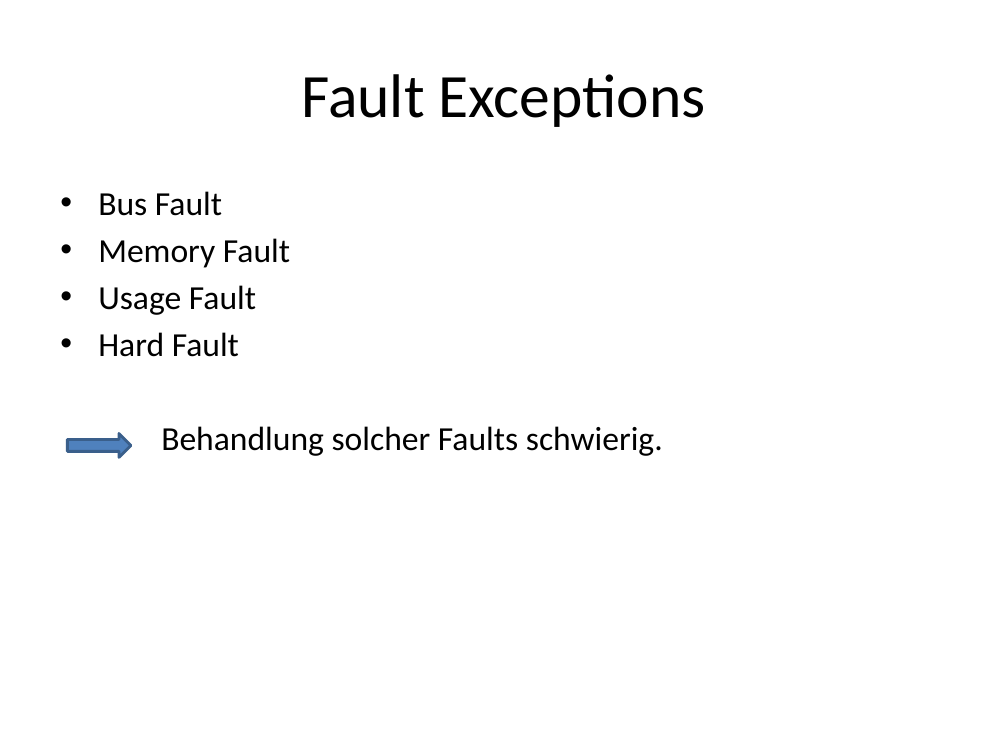
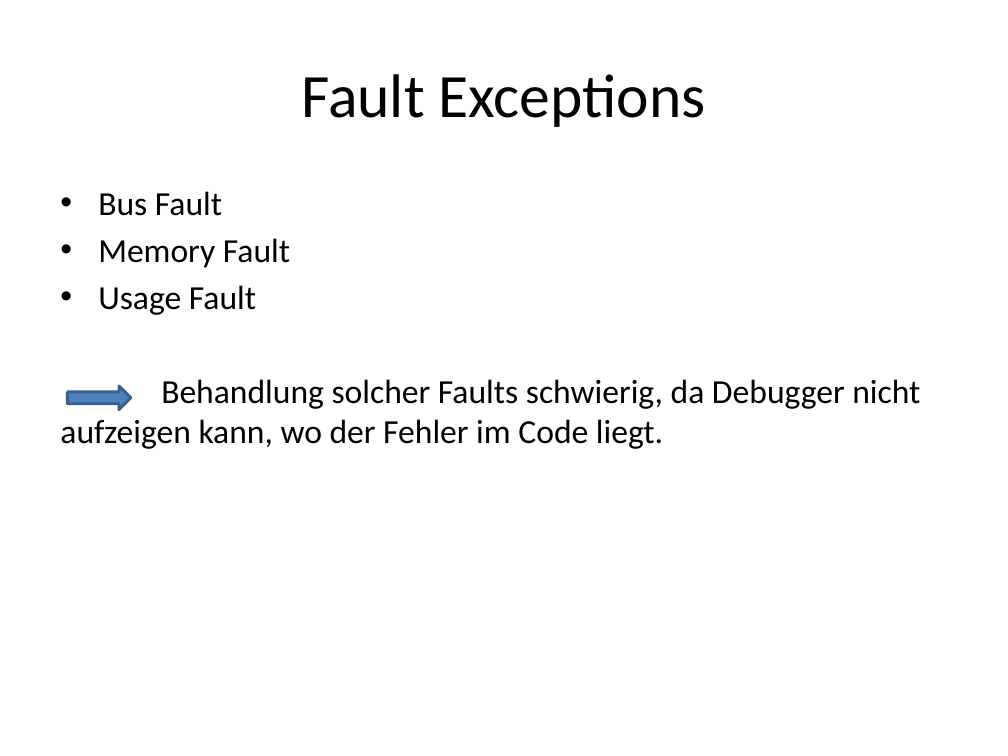
Before and after one commit to BettyET/source42, a slide deck: slide 5 of Recap/Recap.pptx (slide 6 before the commit). Drawn at 1008x756 pixels with LibreOffice and Linux fonts; fonts in the diff are those of the drawing. Boxes give left, top, right and bottom in pixels: in the first picture for what was removed or moved away, otherwise in the second. Text is boxed around its words. In the diff, an @@ line names an element or a change of style, - is before the commit and + after.

```diff
--- a/Recap/Recap.pptx
+++ b/Recap/Recap.pptx
@@ text at bbox=[60, 379, 920, 449]: text changed @@
-• Hard Fault
-Behandlung solcher Faults schwierig.
+Behandlung solcher Faults schwierig, da Debugger nicht aufzeigen kann, wo der Fehler im Code liegt.
@@ right arrow: place and size @@
-right arrow at bbox=[68, 433, 131, 458]
+right arrow at bbox=[68, 386, 131, 410]
```
Also in this commit, not shown: 1 other slide changed, 1 slide added, 2 slides removed.
